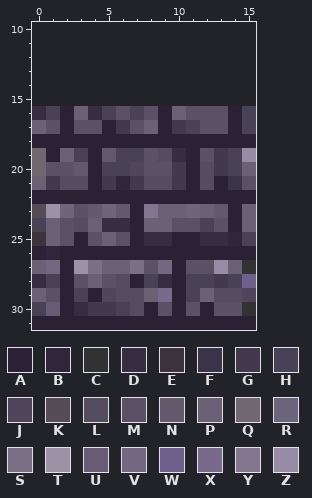
Two versions of one pixel-art sprite, dungeon/assets/dungeon/default/wall/wall_top.png. Above: the version before the commit.
The file is 16x16 pixels. Colours within 5 levels of each other are drawn and written as one. Shown: x 0..15, y 10..31. The old version is drawn lined up with the new one, on the new canvas.
Palette (. is transparent): A #2a2135  B #30263b  C #323232  D #372d42  E #3c333c  F #3b3347  G #42394d  H #494155  J #50465b  K #564c56  L #554c60  M #5a5166  N #62596d  P #6a6175  Q #716771  R #6d657b  S #7a6f85  T #9d92a5  U #675b75  V #736782  W #70608d  X #79698a  Y #82758d  Z #978ba5
Pixels before, first column x 0:
16 DHAPDHMHMAPMMMAH
17 PMAMMAGMPAGHMMAH
18 AAAAAAAAAAAAAAAA
19 QAPHANHHMLDAMGHZ
20 QMMNAHHJMMGALGHP
21 PGLLAGBGLLGALAFM
22 AAAAAAAAAAAAAAAA
23 KTRMNRNAYPPRPNAP
24 HPMLPDDAPPMMHMAP
25 EPMAMPMADDAADDBH
26 ABAAAAAAAAAAAAAA
27 PVATSPPSMVAMMZPC
28 DHAMPMLAHDAHHGHW
29 PMAHAJLLPXAHPLLJ
30 HUADGGHLAMAMAMMC
31 AAAAAAAAAAAAAAAA
And afterwards:
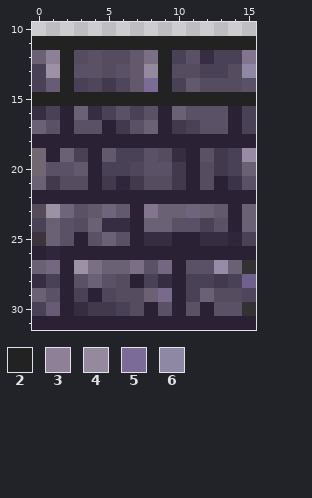
Colours new in this view: 2 #222222  3 #8d8097  4 #95899d  5 #7b6b97  6 #8f88a4
Log entry: Change textures for walls and upper outer corners
Change:
{"change": "canvas 16x16 -> 16x32, the old top-left corner now at 0,16"}
{"y":11,"x":0,"old":"................","new":"2222222222222222"}
{"y":12,"x":0,"old":"................","new":"P32LMLLNS2HMDHHY"}
{"y":13,"x":0,"old":"................","new":"HT2MMLMN42LLHHL6"}
{"y":14,"x":0,"old":"................","new":"HU2HJGJN52HNLLLM"}
{"y":15,"x":0,"old":"................","new":"2222222222222222"}
{"label":"added","picture_box":[32,36,256,106]}
